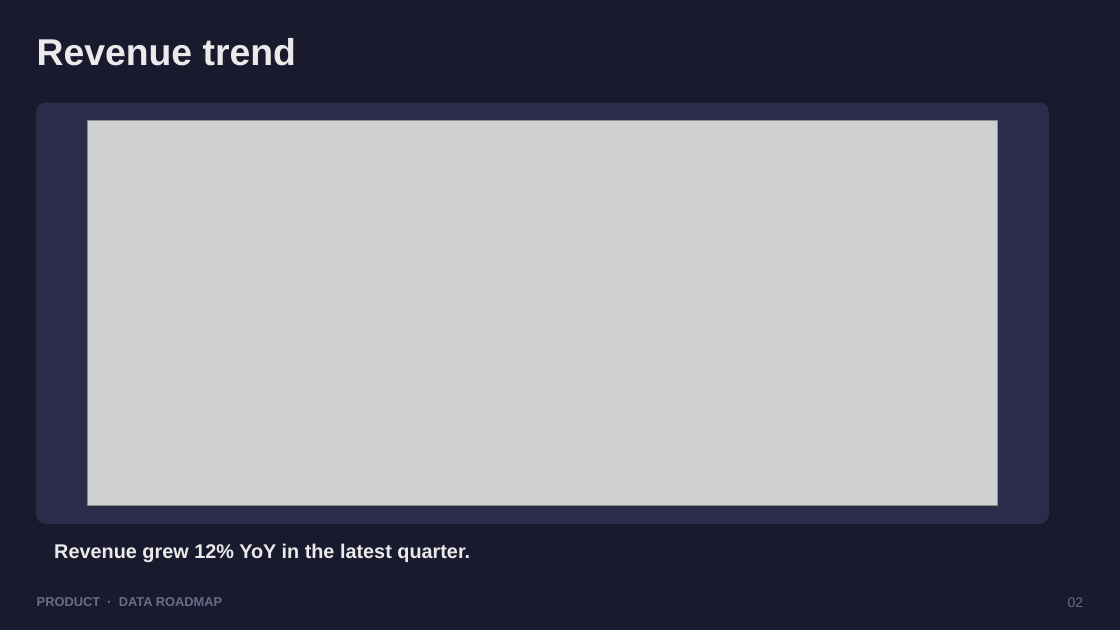
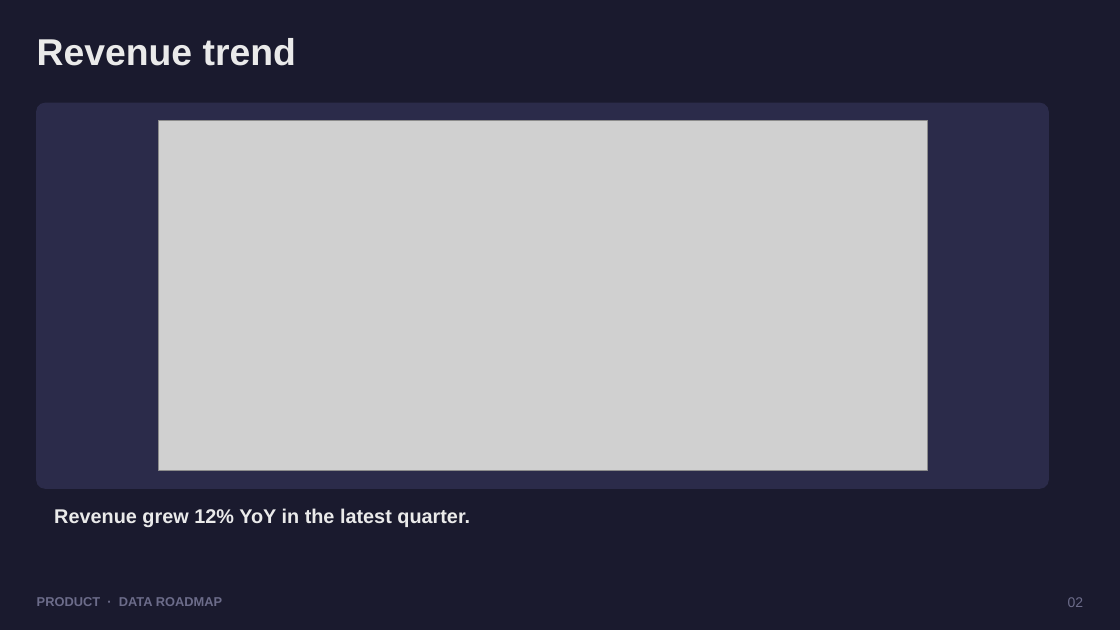
Before and after one commit to dhanesh123in/ppt-gen, a slide deck: slide 2 of examples/demo.pptx. Drawn at 1120x630 pixels with LibreOffice and Linux fonts; fonts in the diff are those of the drawing; grey boxes stand for pictures. Boxes give left, top, right and bottom in pixels: in the first picture for what was removed or moved away, otherwise in the second. Text is boxed around its words. In the diff, an @@ line names an element or a change of style, - is before the commit and + after.

```diff
--- a/examples/demo.pptx
+++ b/examples/demo.pptx
@@ rounded rectangle: place and size @@
-rounded rectangle at <box>37,103,1049,523</box>
+rounded rectangle at <box>37,103,1049,488</box>
@@ rounded rectangle at <box>37,103,1049,488</box>: proportions changed @@
@@ picture: place and size @@
-picture at <box>87,121,997,506</box>
+picture at <box>159,121,928,471</box>
@@ text "Revenue grew 12% YoY in ...": place and size @@
-text "Revenue grew 12% YoY in ..." at <box>54,543,470,562</box>
+text "Revenue grew 12% YoY in ..." at <box>54,508,470,527</box>
```
Also in this commit, not shown: 11 other slides changed, 15 slides added, 41 other files.
